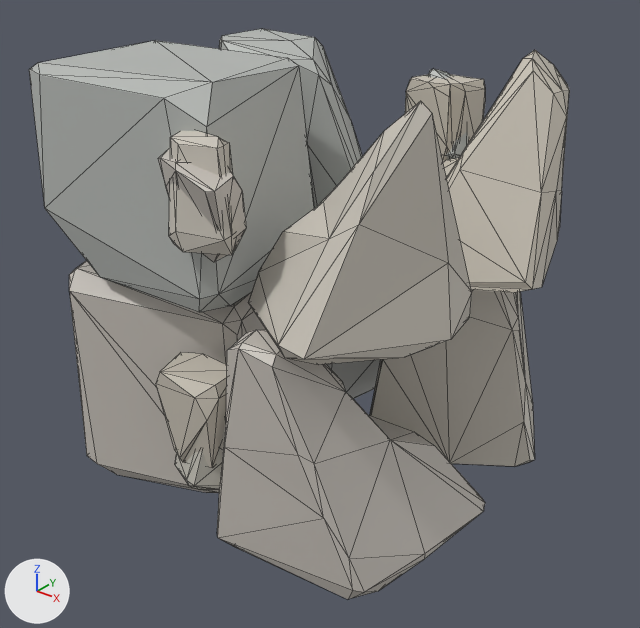
Before and after pictures for a commit that changed the glTF model assets/tower/prefabs/section-2x2x2-v0.glb.
Both versions are drawn from a 50 mm lens placed at (0.634, -0.804, 0.426), pointed at (0.011, -0.026, -0.056). The lights are fixed; the arrows at lower left show +X, +Y and +Z. The first picture is the older version. Mesh edges are drawn as thin lines. Where no turn or scale is listed for an object, it has been applied to the vertices.

Script lines for the objects in view, before the commit:
```python
me_2x2x2_v0 = bpy.data.meshes.new('2x2x2-v0')
me_2x2x2_v0.from_pydata(...)  # 591 vertices, 1118 faces; spans x -0.255..0.254, y -0.257..0.257, z -0.255..0.254
me_2x2x2_v0.materials.append(mat_defaultmaterial)
ob_2x2x2_v0 = bpy.data.objects.new('2x2x2-v0', me_2x2x2_v0)
ob_2x2x2_v0.location = (0.0, 0.0, 0.0)
```
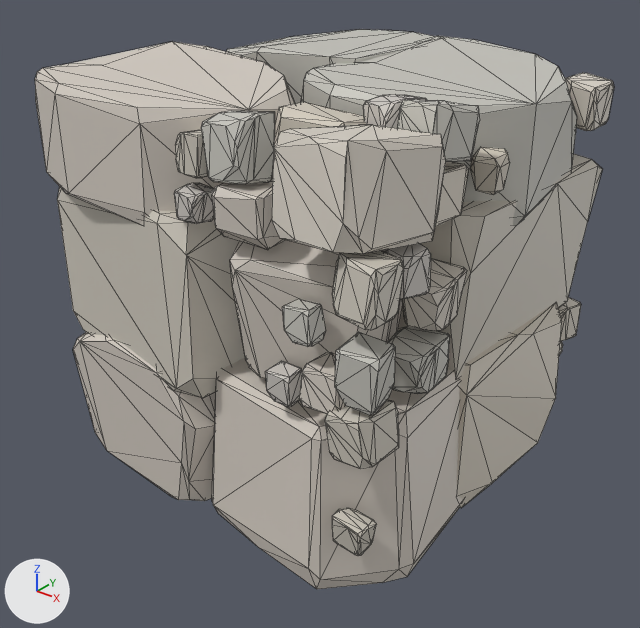
The change, as a list of edits to the scene's bpy script:
```text
Change me_2x2x2_v0:
    remove me_2x2x2_v0.from_pydata(...)  # 591 vertices, 1118 faces; spans x -0.255..0.254, y -0.257..0.257, z -0.255..0.254
    add me_2x2x2_v0.from_pydata(...)  # 1673 vertices, 3178 faces; spans x -0.249..0.249, y -0.249..0.249, z -0.249..0.249
    me_2x2x2_v0 part 1: the loose piece of 41 vertices spanning x -0.021..0.068, y 0.193..0.257, z 0.082..0.196 is multiplied about its middle by the matrix ((0.0, -4.072, 0.0), (3.36, 0.0, 0.0), (0.0, 0.0, 1.774)), then moved by (0.089, -0.126, -0.287)
    me_2x2x2_v0 part 2: the loose piece of 41 vertices spanning x -0.021..0.068, y 0.193..0.257, z 0.082..0.196 is copied, and the copy is multiplied about its middle by the matrix ((0.0, -4.305, 0.0), (2.481, 0.0, 0.0), (0.0, 0.0, 1.823)), then moved by (-0.134, -0.363, -0.116); it spans x -0.249..0.028, y -0.249..-0.028, z -0.08..0.127
    me_2x2x2_v0 part 3: the loose piece of 41 vertices spanning x -0.021..0.068, y 0.193..0.257, z 0.082..0.196 is copied, and the copy is multiplied about its middle by the matrix ((1.24, 0.073, -0.042), (-0.04, 1.87, 0.102), (0.068, -0.224, 0.838)), then moved by (0.157, -0.406, 0.042); it spans x 0.123..0.24, y -0.246..-0.118, z 0.126..0.237
    me_2x2x2_v0 part 4: the loose piece of 41 vertices spanning x -0.021..0.068, y 0.193..0.257, z 0.082..0.196 is copied, and the copy is multiplied about its middle by the matrix ((0.014, 0.807, 0.019), (-0.606, 0.016, 0.048), (0.059, -0.033, 0.49)), then moved by (0.195, -0.444, -0.033); it spans x 0.193..0.246, y -0.247..-0.19, z 0.076..0.136
    me_2x2x2_v0 part 5: the loose piece of 41 vertices spanning x -0.021..0.068, y 0.193..0.257, z 0.082..0.196 is copied, and the copy is multiplied about its middle by the matrix ((0.628, 0.092, -0.004), (-0.064, 0.863, 0.073), (0.016, -0.143, 0.439)), then moved by (0.182, -0.319, 0.08); it spans x 0.176..0.236, y -0.126..-0.063, z 0.19..0.248
    me_2x2x2_v0 part 6: the loose piece of 41 vertices spanning x -0.021..0.068, y 0.193..0.257, z 0.082..0.196 is copied, and the copy is multiplied about its middle by the matrix ((-0.067, 0.798, 0.023), (-0.575, -0.089, -0.031), (-0.037, -0.047, 0.451)), then moved by (0.195, -0.006, 0.055); it spans x 0.191..0.246, y 0.19..0.248, z 0.166..0.222
    me_2x2x2_v0 part 7: the loose piece of 41 vertices spanning x -0.021..0.068, y 0.193..0.257, z 0.082..0.196 is copied, and the copy is multiplied about its middle by the matrix ((0.588, -0.04, -0.049), (0.024, 0.811, -0.037), (0.066, 0.062, 0.449)), then moved by (0.195, -0.444, -0.183); it spans x 0.192..0.246, y -0.246..-0.191, z -0.074..-0.014
    me_2x2x2_v0 part 8: the loose piece of 41 vertices spanning x -0.021..0.068, y 0.193..0.257, z 0.082..0.196 is copied, and the copy is multiplied about its middle by the matrix ((0.539, -0.156, 0.021), (0.122, 0.679, 0.022), (-0.037, -0.032, 0.376)), then moved by (0.157, -0.444, -0.145); it spans x 0.159..0.203, y -0.245..-0.192, z -0.03..0.017
    me_2x2x2_v0 part 9: the loose piece of 51 vertices spanning x -0.003..0.254, y -0.254..-0.005, z -0.255..0.02 is rebuilt with 43 vertices and now spans x -0.035..0.249, y -0.249..0.038, z -0.249..-0.051
    me_2x2x2_v0 part 10: the loose piece of 48 vertices spanning x 0.02..0.254, y -0.013..0.254, z 0.012..0.254 is rebuilt with 48 vertices and now spans x -0.013..0.248, y -0.073..0.249, z 0.1..0.249
    me_2x2x2_v0 part 11: the loose piece of 46 vertices spanning x -0.254..0.006, y -0.013..0.254, z -0.255..0.02 is rebuilt with 44 vertices and now spans x -0.249..0.013, y -0.015..0.249, z -0.246..-0.051
    me_2x2x2_v0 part 12: the loose piece of 40 vertices spanning x -0.255..0.028, y -0.013..0.254, z 0.012..0.254 is rebuilt with 44 vertices and now spans x -0.249..0.028, y 0.012..0.249, z 0.096..0.249
    me_2x2x2_v0 part 13: the loose piece of 37 vertices spanning x -0.254..0.006, y -0.254..-0.005, z -0.255..0.02 is rebuilt with 79 vertices and now spans x -0.249..0.045, y -0.247..0.014, z -0.249..-0.048
    me_2x2x2_v0 part 14: the loose piece of 28 vertices spanning x -0.255..0.028, y -0.254..-0.004, z 0.012..0.254 is rebuilt with 48 vertices and now spans x -0.249..0.041, y -0.247..-0.005, z 0.103..0.249
    me_2x2x2_v0 part 15: the loose piece of 35 vertices spanning x -0.043..0.046, y -0.257..-0.193, z -0.192..-0.073 is deleted
    me_2x2x2_v0 part 16: the loose piece of 31 vertices spanning x -0.021..0.068, y 0.193..0.257, z 0.092..0.205 is deleted
    me_2x2x2_v0 part 17: the loose piece of 21 vertices spanning x -0.043..0.046, y -0.257..-0.193, z -0.168..-0.049 is deleted
    me_2x2x2_v0 part 18: 164 vertices removed from x -0.021..0.254, y -0.257..0.254, z -0.255..0.254; 954 vertices added at x -0.249..0.249, y -0.248..0.249, z -0.226..0.245
    me_2x2x2_v0 part 19: 44 vertices added at x 0.2..0.239, y -0.248..-0.216, z -0.177..-0.137
    other edits to the shape of me_2x2x2_v0 do not show in these pictures
```

Pixel boxes [x1, y1, x2, y2] of what changed, in the pictures (640 x 628 px; the box of a moved part takes in the faces that stretch with it):
'2x2x2-v0', reshaped (7% wider): before [29, 29, 569, 599]; after [35, 29, 614, 589]
part 1 of me_2x2x2_v0, moved or reshaped: before [405, 74, 485, 161]; after [457, 302, 562, 508]
part 2 of me_2x2x2_v0, added: after [57, 188, 245, 398]
part 3 of me_2x2x2_v0, added: after [272, 125, 446, 254]
part 4 of me_2x2x2_v0, added: after [332, 250, 404, 330]
part 5 of me_2x2x2_v0, added: after [397, 99, 480, 162]
part 6 of me_2x2x2_v0, added: after [565, 73, 614, 131]
part 7 of me_2x2x2_v0, added: after [325, 399, 399, 468]
part 8 of me_2x2x2_v0, added: after [299, 352, 345, 414]
part 9 of me_2x2x2_v0, rebuilt: before [217, 330, 485, 599]; after [212, 358, 463, 589]
part 10 of me_2x2x2_v0, rebuilt: before [443, 50, 569, 293]; after [301, 36, 577, 226]
part 11 of me_2x2x2_v0, rebuilt (not visible afterwards): before [326, 359, 381, 399]
part 12 of me_2x2x2_v0, rebuilt: before [219, 29, 362, 208]; after [226, 29, 442, 104]
part 13 of me_2x2x2_v0, rebuilt: before [69, 261, 266, 493]; after [73, 332, 216, 501]
part 14 of me_2x2x2_v0, rebuilt (9% narrower, 33% shorter): before [29, 40, 314, 312]; after [35, 42, 295, 224]
part 15 of me_2x2x2_v0, deleted: before [175, 422, 226, 489]
part 16 of me_2x2x2_v0, deleted: before [428, 69, 468, 160]
part 17 of me_2x2x2_v0, deleted: before [156, 352, 227, 468]
part 18 of me_2x2x2_v0, built on: before [158, 101, 535, 466]; after [174, 94, 602, 415]
part 19 of me_2x2x2_v0, added: after [332, 508, 376, 556]
